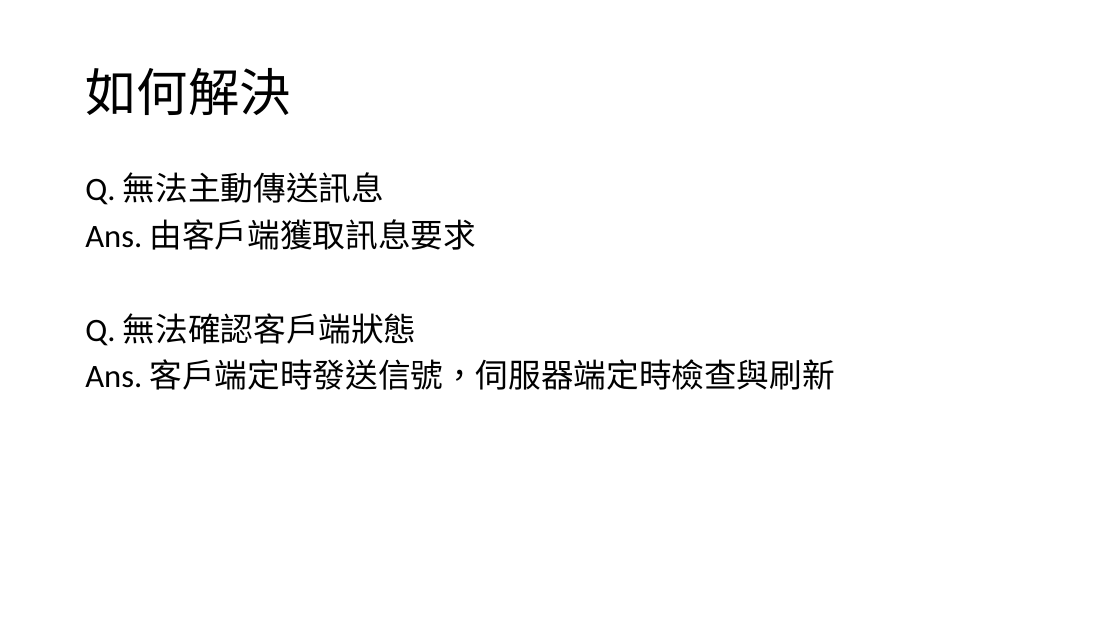
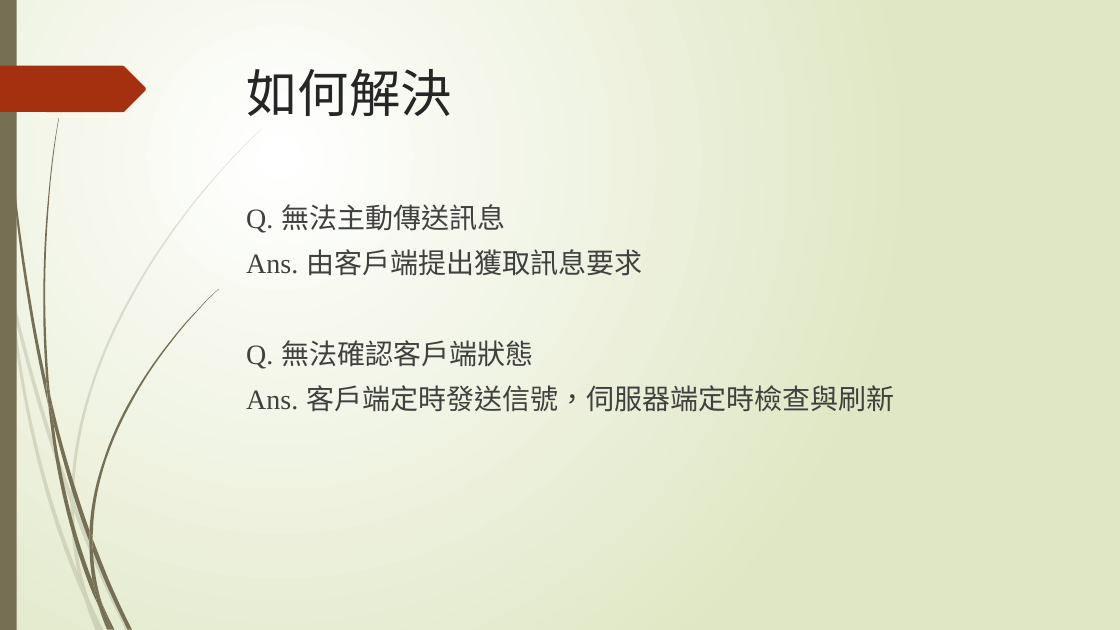
Before and after one commit to Joe-lin-ezra/BattleShip, a slide deck: slide 9 of doc/網路程式設計報告.pptx. Drawn at 1120x630 pixels with LibreOffice and Linux fonts; fonts in the diff are those of the drawing. Boxes give left, top, right and bottom in pixels: in the first picture for what was removed or moved away, otherwise in the second. Text is boxed around its words. In the diff, an @@ line names an element or a change of style, - is before the commit and + after.

```diff
--- a/doc/網路程式設計報告.pptx
+++ b/doc/網路程式設計報告.pptx
@@ background #FFFFFF to gradient #FFFFFF to #DFE8C4 @@
@@ rectangle added at bbox=[0, 0, 17, 630], fill #766F54 @@
@@ title "如何解決": place and size @@
-title "如何解決" at bbox=[85, 68, 290, 115]
+title "如何解決" at bbox=[247, 69, 452, 116]
@@ title "如何解決" at bbox=[247, 69, 452, 116]: font Calibri to Quicksand, text colour #000000 to #262626; line spacing 0.9 to 1; vertical alignment middle to top @@
@@ freeform shape added at bbox=[0, 66, 146, 112], fill #A53010 @@
@@ text "Q. 無法主動傳送訊息": place and size @@
-text "Q. 無法主動傳送訊息" at bbox=[85, 172, 835, 390]
+text "Q. 無法主動傳送訊息" at bbox=[246, 204, 894, 412]
@@ text at bbox=[246, 204, 894, 412]: size 28 to 24 pt, text colour #000000 to #404040 in "Q. 無法主動傳送訊息", "Q. 無法確認客戶端狀態", "Ans. 客戶端定時發送信號，伺服器端定時檢查與刷新"; font Calibri to Times New Roman in "Q.", "Q.", "Ans."; font Calibri to Arial in "無法主動傳送訊息", "無法確認客戶端狀態", "客戶端定時發送信號，伺服器端定時檢查與刷新"; line spacing 0.9 to 1 @@
@@ text at bbox=[246, 249, 642, 276]: text changed; size 28 to 24 pt; font Calibri to Arial; text colour #000000 to #404040 @@
-Ans. 由客戶端獲取訊息要求
+Ans. 由客戶端提出獲取訊息要求
@@ group added at bbox=[0, 129, 262, 630]: 10 freeform shapes @@
@@ group added at bbox=[3, 0, 218, 630]: 12 freeform shapes @@
```
Also in this commit, not shown: 12 other slides changed, 1 slide added, 1 slide removed.
